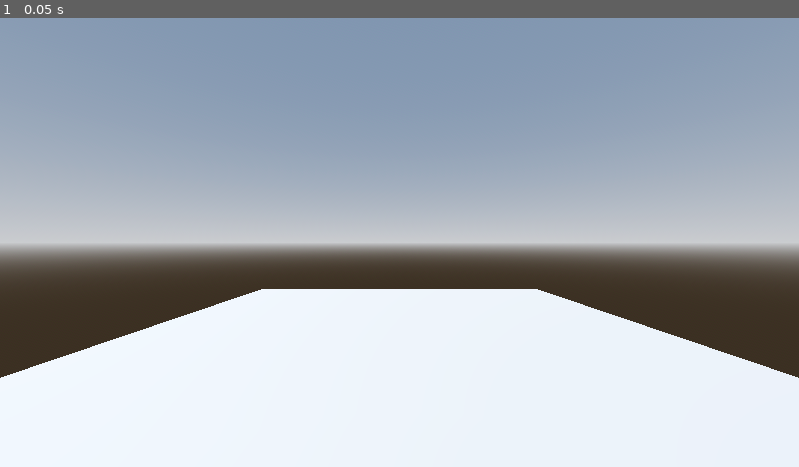
Above: before the commit, frame 1.
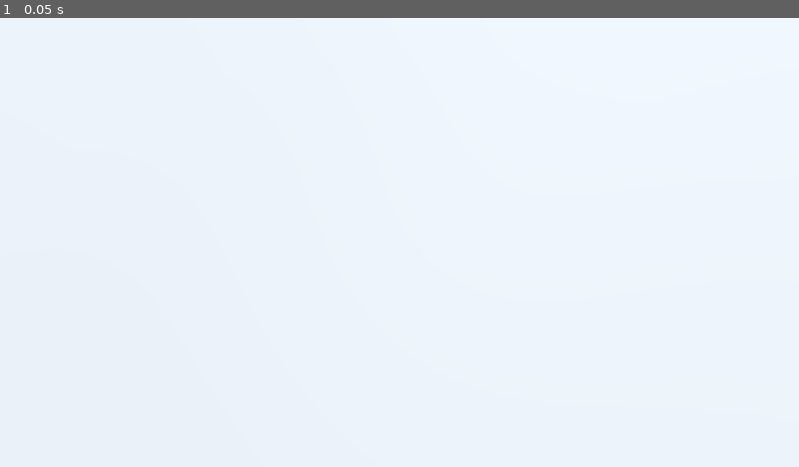
Above: after the commit, the same moment.

Repository: Durb0/GameDev_tuto_Godot_3D
Game: Godot game, scene res://BaseLevel.tscn
The game is run twice, just before and just after one commit, with the same random seed, the same clock (stepped at 60 frames per second) and the same inputs.
Inputs:
- Up to frame 1 (0.05 s): no input

The runs differ from the first frame. In frame 1, 67% of the frame differs, in the area x 0-100%, y 0-81%.

Commit message:
Update BaseLevel.tscn

Diff:
--- a/barbarian-blaster/BaseLevel.tscn
+++ b/barbarian-blaster/BaseLevel.tscn
@@ -23,7 +23,7 @@
 shadow_enabled = true
 
 [node name="Camera3D" type="Camera3D" parent="."]
-transform = Transform3D(-4.37114e-08, 0, -1, 0, 1, 0, 1, 0, -4.37114e-08, -56.7968, 16.9361, 0)
+transform = Transform3D(1, 0, 0, 0, 0.422618, 0.906308, 0, -0.906308, 0.422618, 0, 14.5, 9.5)
 
 [node name="CSGBox3D" type="CSGBox3D" parent="."]
 transform = Transform3D(1, 0, 0, 0, 1, 0, 0, 0, 1, 0, -1, 0)
